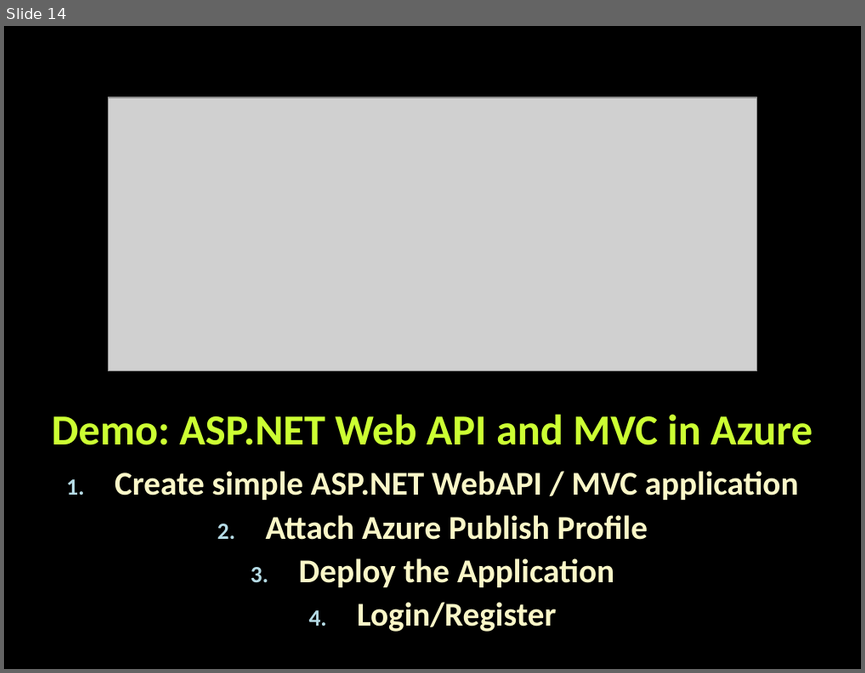
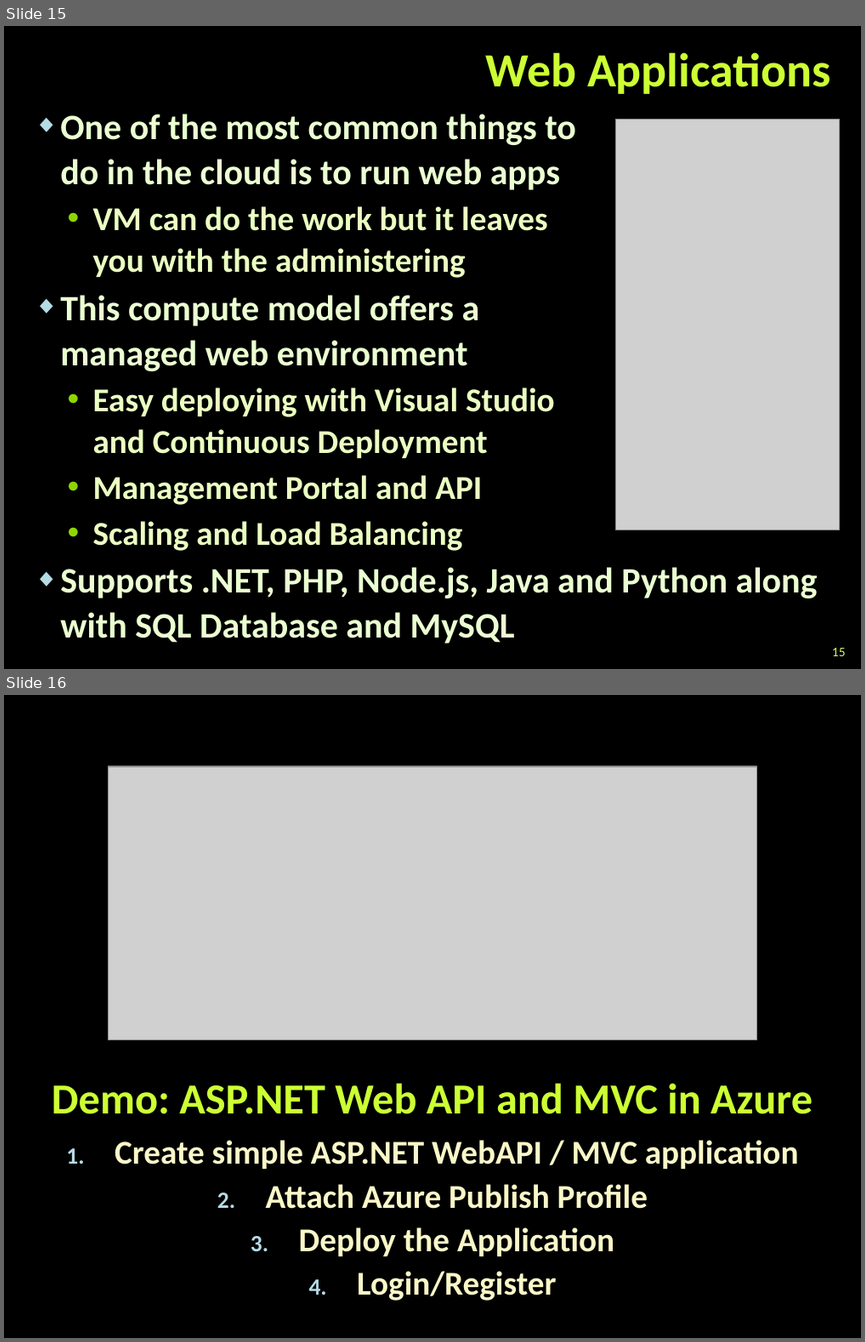
Before and after one commit to TelerikAcademy/Web-Services-and-Cloud, a slide deck: 09. Intro-to-Azure/Intro-to-Azure.pptx. Shown one above the other, each under a label of ours: slide 14 before the commit, slides 15 and 16 after it. The pictures are 865x673 and 865x1342 pixels, drawn with LibreOffice and Linux fonts; fonts in the diff are those of the drawing; grey boxes stand for pictures; background and template pictures are left out. Boxes give left, top, right and bottom in pixels: in the first picture for what was removed or moved away, otherwise in the second. Text is boxed around its words. In the diff, an @@ line names an element or a change of style, - is before the commit and + after.

```diff
--- a/09. Intro-to-Azure/Intro-to-Azure.pptx
+++ b/09. Intro-to-Azure/Intro-to-Azure.pptx
@@ slide 15 added at [4,26,861,669], background picture (left out) @@
@@ title added at [486,52,831,94], 40 pt, text #CCFF33, bold @@
+Web Applications
@@ text added at [60,114,817,643], 30 pt, text #EBFFD2, bold @@
+◆ One of the most common things to
+  do in the cloud is to run web apps
+  • VM can do the work but it leaves
+    you with the administering
+◆ This compute model offers a
+  managed web environment
+  • Easy deploying with Visual Studio
+    and Continuous Deployment
+  • Management Portal and API
+  • Scaling and Load Balancing
+◆ Supports .NET, PHP, Node.js, Java and Python along with SQL Database and MySQL
@@ picture added at [616,119,840,529] @@
@@ page number added at [832,647,846,656], 11 pt, text #CCFF66 @@
+15
@@ what was slide 14 is now slide 16 @@
```
Also in this commit, not shown: 4 slides changed, 2 other slides added, 1 slide removed.
